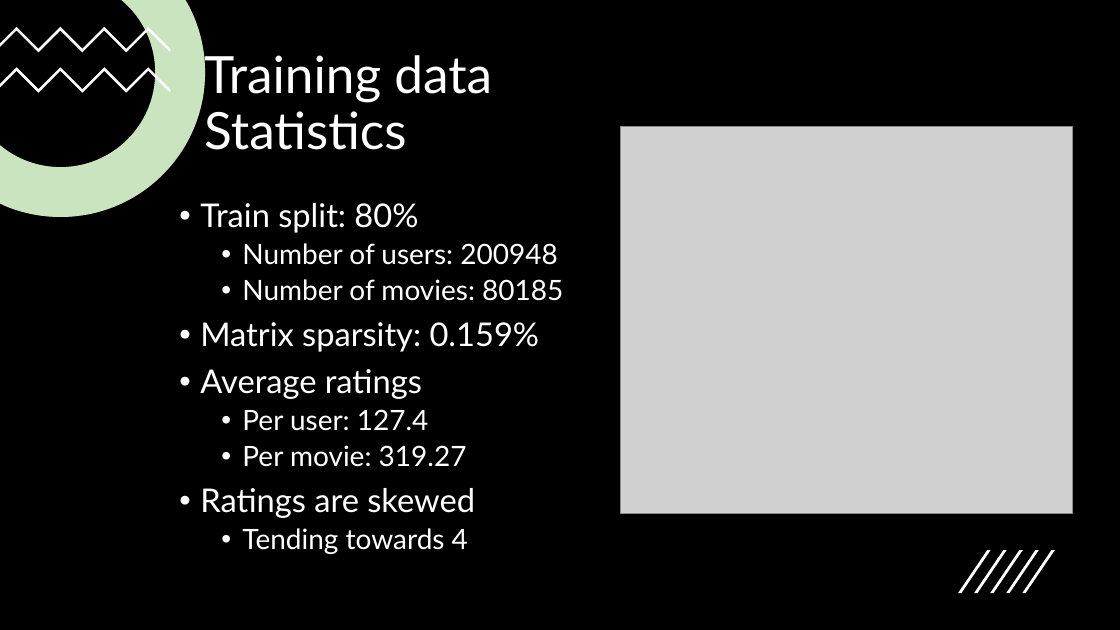
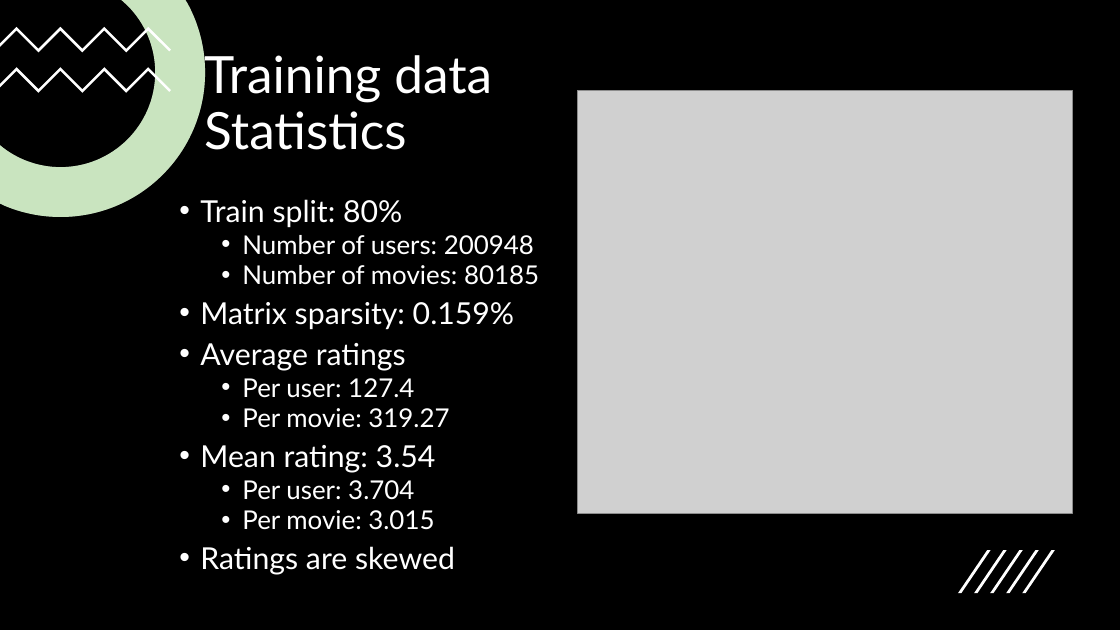
Before and after one commit to Peeyush4/MSML651-PySpark-Movie-Recommendation, a slide deck: slide 5 of Recommendation System using PySpark.pptx (slide 12 before the commit). Drawn at 1120x630 pixels with LibreOffice and Linux fonts; fonts in the diff are those of the drawing; grey boxes stand for pictures. Boxes give left, top, right and bottom in pixels: in the first picture for what was removed or moved away, otherwise in the second. Text is boxed around its words. In the diff, an @@ line names an element or a change of style, - is before the commit and + after.

```diff
--- a/Recommendation System using PySpark.pptx
+++ b/Recommendation System using PySpark.pptx
@@ picture: place and size @@
-picture at (621, 127, 1073, 513)
+picture at (578, 90, 1073, 513)
@@ text at (200, 199, 539, 575): size 28 to 25.9 pt in "Train split: 80%", "Matrix sparsity: 0.159%", "Average ratings", "Ratings are skewed"; size 24 to 22.2 pt in "Number of users: 200948", "Number of movies: 80185", "Per user: 127.4", "Per movie: 319.27"; line spacing 0.9 to 0.8 @@
@@ text at (200, 445, 436, 530): paragraphs added @@
+• Mean rating: 3.54
+  • Per user: 3.704
+  • Per movie: 3.015
@@ text at (242, 528, 468, 554): paragraph removed @@
-  • Tending towards 4
```
Also in this commit, not shown: 11 other slides changed, 5 slides added, 10 slides removed.
